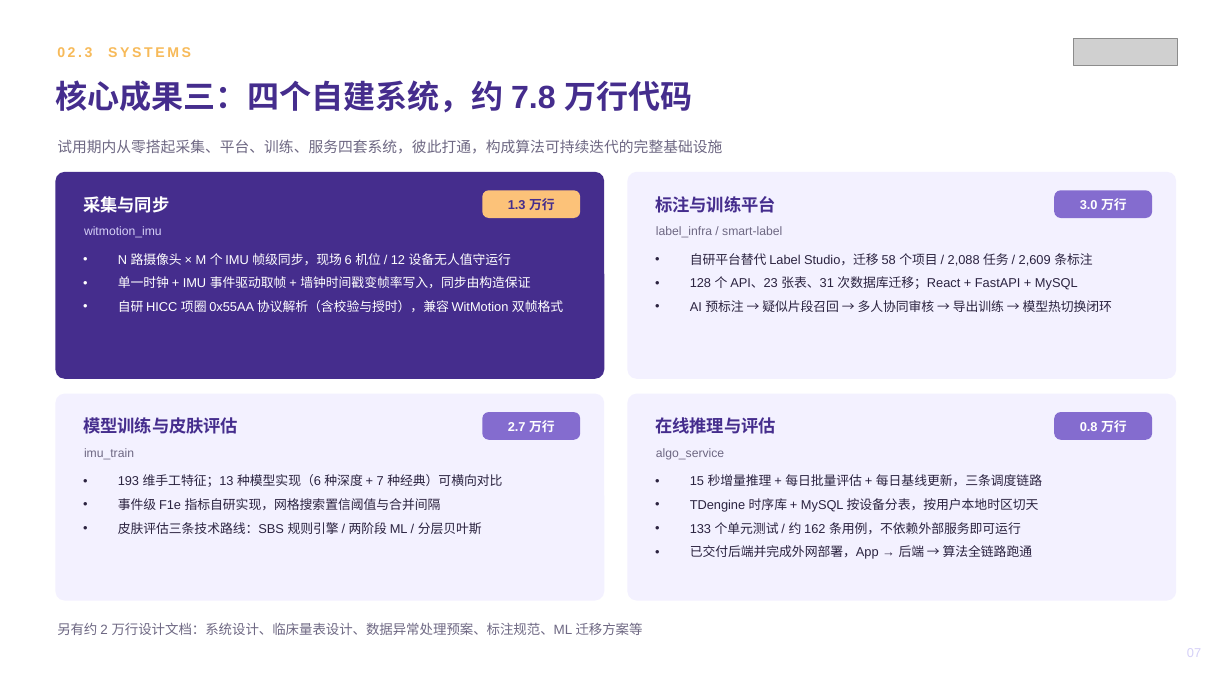
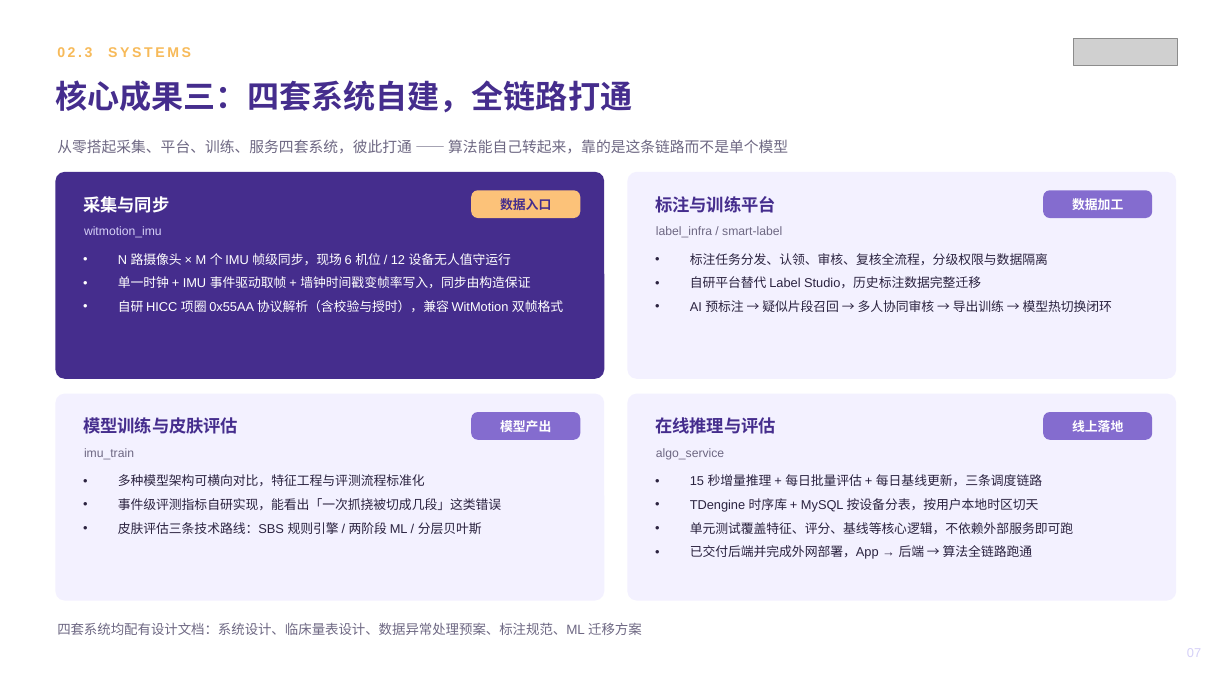
Before and after one commit to zhuyetuo/workplace_soft_skills, a slide deck: slide 7 of 转正述职/转正述职报告-朱业拓.pptx. Drawn at 1232x693 pixels with LibreOffice and Linux fonts; fonts in the diff are those of the drawing; grey boxes stand for pictures. Boxes give left, top, right and bottom in pixels: in the first picture for what was removed or moved away, otherwise in the second. Text is boxed around its words. In the diff, an @@ line names an element or a change of style, - is before the commit and + after.

```diff
--- a/转正述职/转正述职报告-朱业拓.pptx
+++ b/转正述职/转正述职报告-朱业拓.pptx
@@ text at <box>55,80,632,113</box>: text changed @@
-核心成果三：四个自建系统，约 7.8 万行代码
+核心成果三：四套系统自建，全链路打通
@@ text at <box>57,139,788,154</box>: text changed @@
-试用期内从零搭起采集、平台、训练、服务四套系统，彼此打通，构成算法可持续迭代的完整基础设施
+从零搭起采集、平台、训练、服务四套系统，彼此打通 —— 算法能自己转起来，靠的是这条链路而不是单个模型
@@ rounded rectangle: place and size @@
-rounded rectangle at <box>482,190,580,218</box>
+rounded rectangle at <box>471,190,580,218</box>
@@ text at <box>500,198,551,210</box>: text changed @@
-1.3 万行
+数据入口
@@ rounded rectangle: place and size @@
-rounded rectangle at <box>1055,190,1153,218</box>
+rounded rectangle at <box>1043,190,1153,218</box>
@@ text at <box>1072,198,1123,210</box>: text changed @@
-3.0 万行
+数据加工
@@ text at <box>690,253,1048,288</box>: text changed @@
-• 自研平台替代 Label Studio，迁移 58 个项目 / 2,088 任务 / 2,609 条标注
-• 128 个 API、23 张表、31 次数据库迁移；React + FastAPI + MySQL
+• 标注任务分发、认领、审核、复核全流程，分级权限与数据隔离
+• 自研平台替代 Label Studio，历史标注数据完整迁移
@@ rounded rectangle: place and size @@
-rounded rectangle at <box>482,412,580,440</box>
+rounded rectangle at <box>471,412,580,440</box>
@@ rounded rectangle: place and size @@
-rounded rectangle at <box>1055,412,1153,440</box>
+rounded rectangle at <box>1043,412,1153,440</box>
@@ text at <box>500,420,551,432</box>: text changed @@
-2.7 万行
+模型产出
@@ text at <box>1072,420,1123,432</box>: text changed @@
-0.8 万行
+线上落地
@@ text at <box>118,474,501,510</box>: text changed @@
-• 193 维手工特征；13 种模型实现（6 种深度 + 7 种经典）可横向对比
-• 事件级 F1e 指标自研实现，网格搜索置信阈值与合并间隔
+• 多种模型架构可横向对比，特征工程与评测流程标准化
+• 事件级评测指标自研实现，能看出「一次抓挠被切成几段」这类错误
@@ text at <box>690,522,1074,534</box>: text changed @@
-• 133 个单元测试 / 约 162 条用例，不依赖外部服务即可运行
+• 单元测试覆盖特征、评分、基线等核心逻辑，不依赖外部服务即可跑
@@ text at <box>57,622,642,635</box>: text changed @@
-另有约 2 万行设计文档：系统设计、临床量表设计、数据异常处理预案、标注规范、ML 迁移方案等
+四套系统均配有设计文档：系统设计、临床量表设计、数据异常处理预案、标注规范、ML 迁移方案
```
Also in this commit, not shown: 4 other slides changed, 1 slide added, 1 slide removed, 1 other file.
